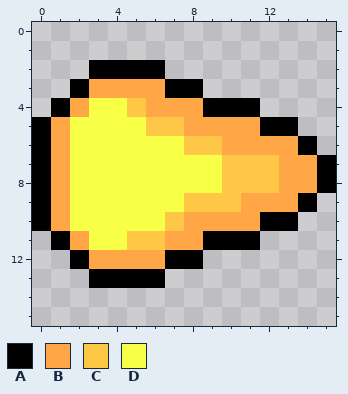
A pixel-art sprite gets an edit: resources/textures/bullet_sprite.png. This is how it looked before the edit.
The file is 16x16 pixels.
Palette (. is transparent): A #000000  B #ffa746  C #ffc746  D #f7ff46
Pixels before, first column x 0:
 2 ...AAAA.........
 3 ..ABBBBAA.......
 4 .ABDDCBBBAAA....
 5 ABDDDDCCBBBBAA..
 6 ABDDDDDDCCBBBBA.
 7 ABDDDDDDDDCCCBBA
 8 ABDDDDDDDDCCCBBA
 9 ABDDDDDDCCCBBBA.
10 ABDDDDDCBBBBAA..
11 .ABDDCCBBAAA....
12 ..ABBBBAA.......
13 ...AAAA.........
New version:
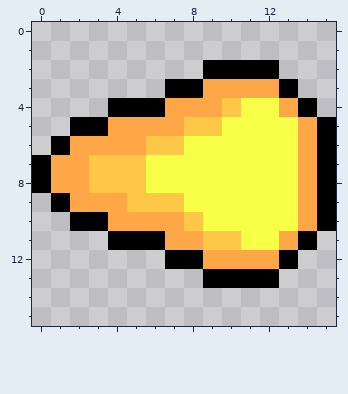
Change:
Changed rows in their new state; - is an unchanged pixel.
first column x 0:
 2 ---....--AAAA---
 3 --.....--BBBBA--
 4 -...AAA--BCDDBA-
 5 ..AABBBBCCDDDDBA
 6 .ABBBBCCDDDDDDBA
 7 --BCCC----DDDD--
 8 --BCCC----DDDD--
 9 .ABBBCCCDDDDDDBA
10 ..AABBBBCDDDDDBA
11 -...AAA--CCDDBA-
12 --.....--BBBBA--
13 ---....--AAAA---
Changed places in both pictures, as pixel boxes (x1, y1, x2, y2):
changed: (32, 60, 336, 288)
